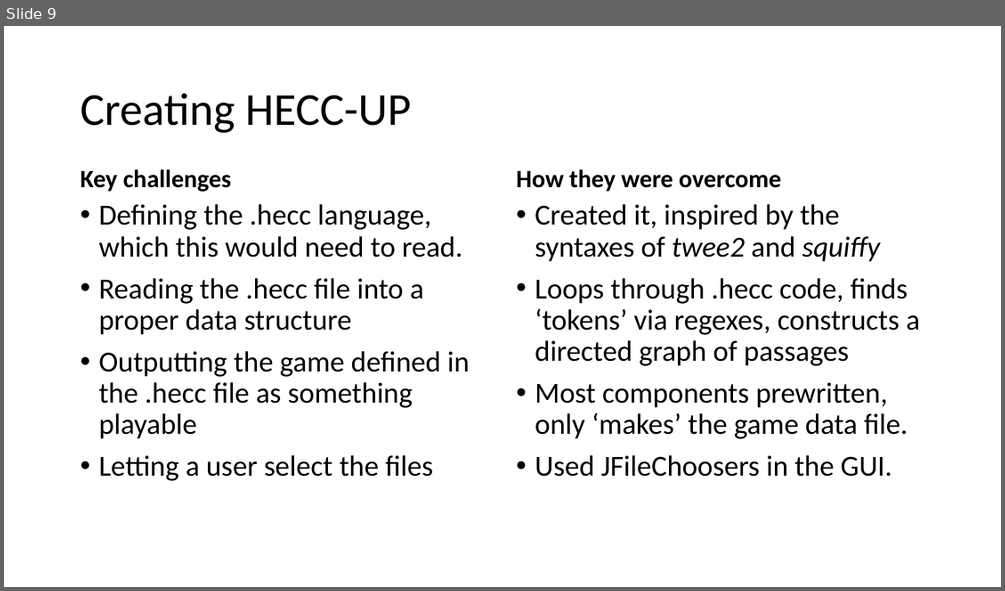
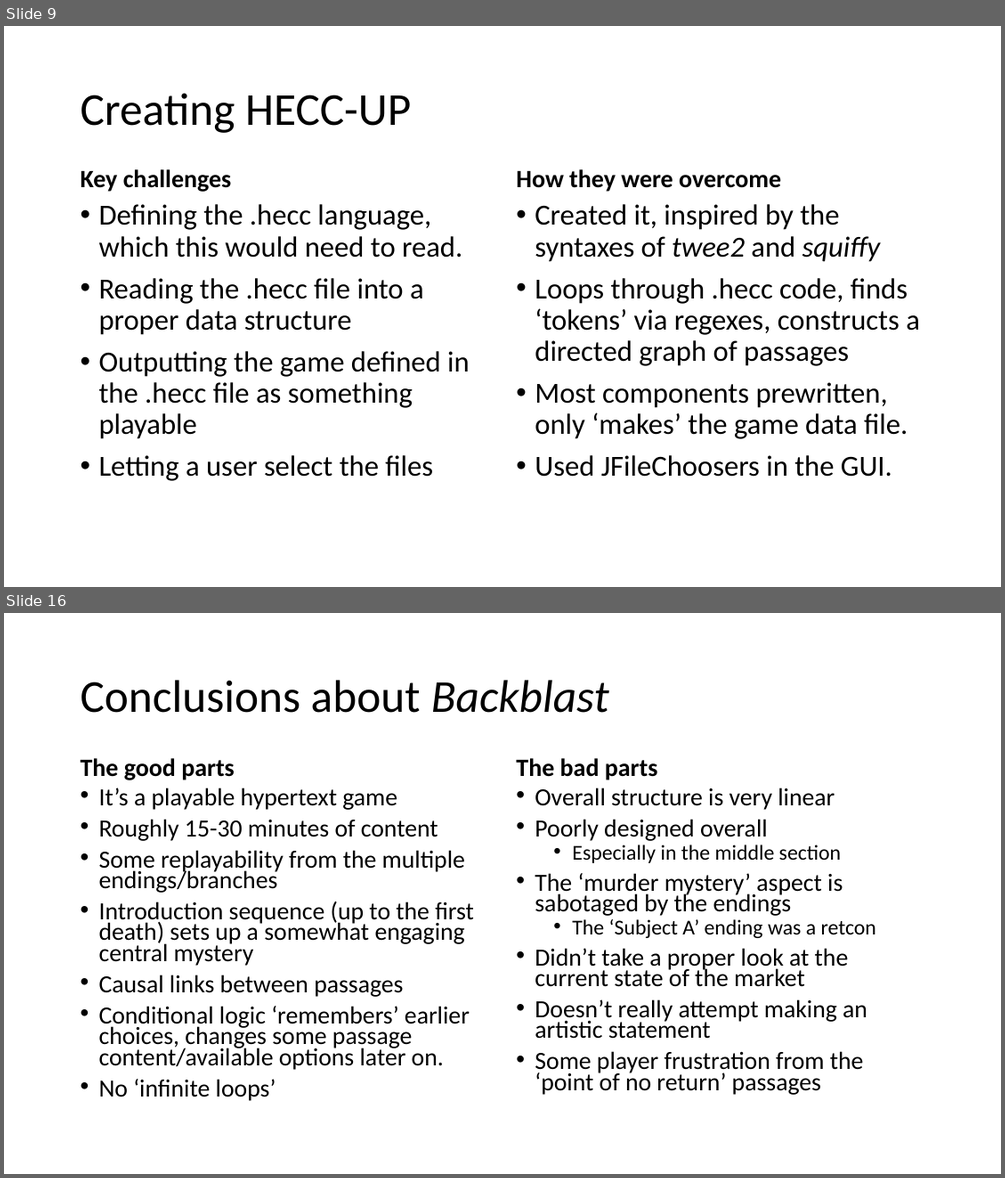
Before and after one commit to 11BelowStudio/HECC-IT, a slide deck: Reports n such/PDO presentation.pptx. Shown one above the other, each under a label of ours: slide 9 before the commit, slides 9 and 16 after it; the slides between them are not shown. The pictures are 1005x591 and 1005x1178 pixels, drawn with LibreOffice and Linux fonts; fonts in the diff are those of the drawing. Boxes give left, top, right and bottom in pixels: in the first picture for what was removed or moved away, otherwise in the second. Text is boxed around its words. In the diff, an @@ line names an element or a change of style, - is before the commit and + after.

```diff
--- a/Reports n such/PDO presentation.pptx
+++ b/Reports n such/PDO presentation.pptx
@@ slide 16 added at box(4, 613, 1001, 1174), background #FFFFFF @@
@@ title added at box(81, 680, 609, 713), 44 pt, text #000000 @@
+Conclusions about Backblast
@@ text added at box(81, 758, 235, 780), 24 pt, text #000000, bold @@
+The good parts
@@ text added at box(516, 758, 658, 780), 24 pt, text #000000, bold @@
+The bad parts
@@ text added at box(99, 787, 474, 1101), 23.8 pt, text #000000 @@
+• It’s a playable hypertext game
+• Roughly 15-30 minutes of content
+• Some replayability from the multiple endings/branches
+• Introduction sequence (up to the first death) sets up a somewhat engaging central mystery
+• Causal links between passages
+• Conditional logic ‘remembers’ earlier choices, changes some passage content/available options later on.
+• No ‘infinite loops’
@@ text added at box(534, 787, 876, 1094), 23.8 pt, text #000000 @@
+• Overall structure is very linear
+• Poorly designed overall
+  • Especially in the middle section
+• The ‘murder mystery’ aspect is sabotaged by the endings
+  • The ‘Subject A’ ending was a retcon
+• Didn’t take a proper look at the current state of the market
+• Doesn’t really attempt making an artistic statement
+• Some player frustration from the ‘point of no return’ passages
```
Also in this commit, not shown: 6 slides changed, 11 other slides added, 7 other files.
